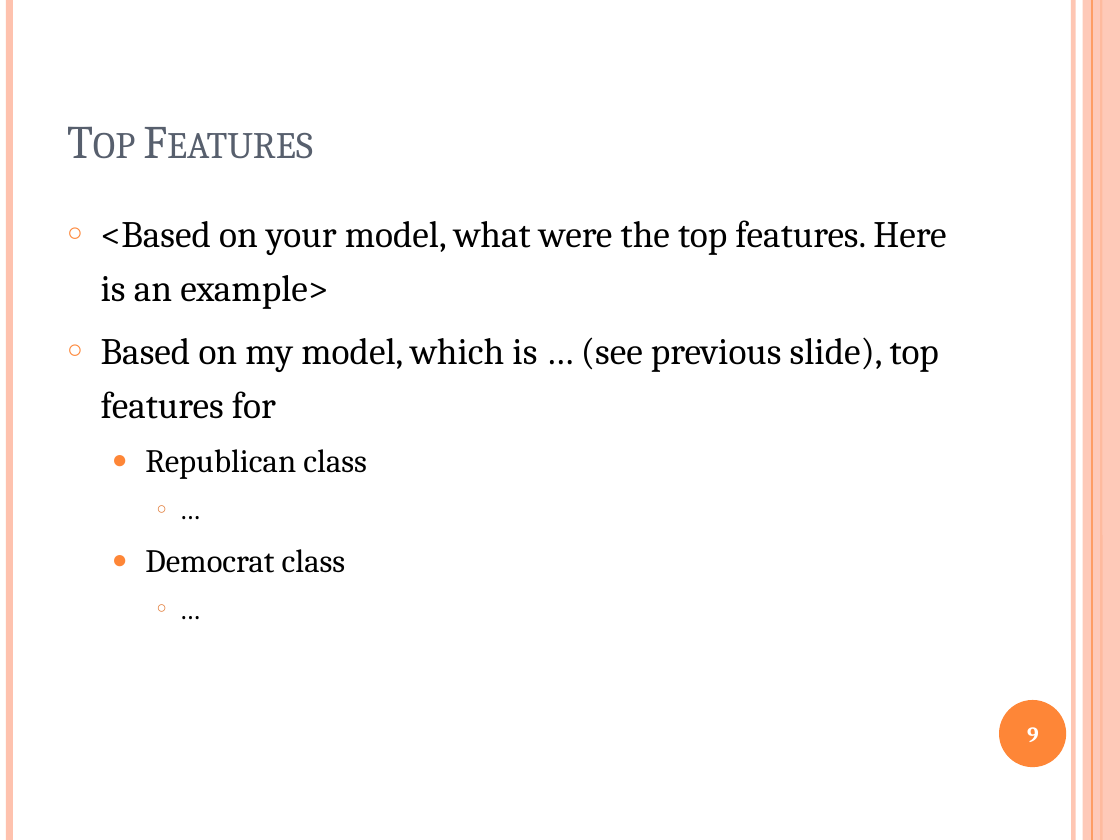
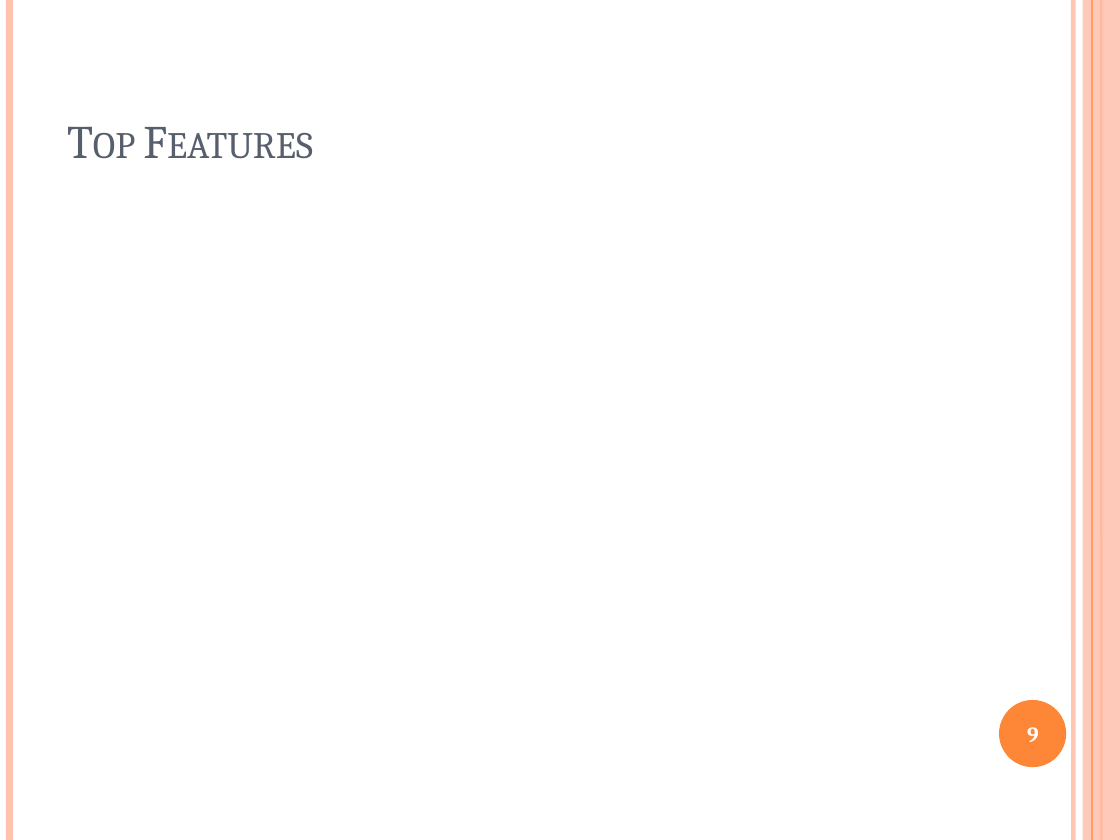
Before and after one commit to AelHenri/Genrify, a slide deck: slide 9 of genrify_presentation.pptx. Drawn at 1120x840 pixels with LibreOffice and Linux fonts; fonts in the diff are those of the drawing; grey boxes stand for pictures. Boxes give left, top, right and bottom in pixels: in the first picture for what was removed or moved away, otherwise in the second. Text is boxed around its words. In the diff, an @@ line names an element or a change of style, - is before the commit and + after.

Commit message:
popopo slide 8-9

```diff
--- a/genrify_presentation.pptx
+++ b/genrify_presentation.pptx
@@ text removed at bbox=[101, 221, 946, 573] @@
-○ <Based on your model, what were the top features. Here is an example>
-○ Based on my model, which is … (see previous slide), top features for
-  ● Republican class
-    ○ …
-  ● Democrat class
-    ○ …
```
Also in this commit, not shown: 1 other slide changed, 2 other files.
